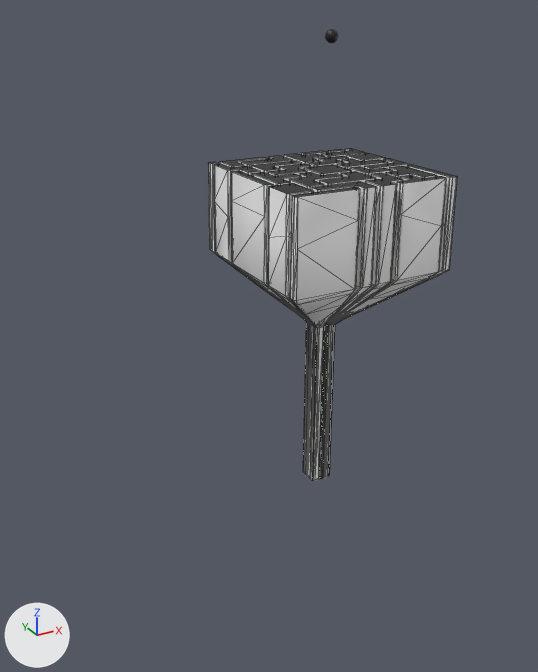
An edit to the glTF model assets/models/env.glb, drawn before and after from the same camera.
One viewpoint serves both versions: a 50 mm camera at (-22.9, -34.9, 8.1) aimed at (-0.9, 5.1, -11.9). The axes (+X, +Y, +Z) are drawn at lower left. The lights are the same throughout. Mesh edges are drawn as thin lines on the coarser meshes. Where no turn or scale is listed for an object, it has been applied to the vertices.

In view in the first picture: 'lines', 'sides', 'top'.
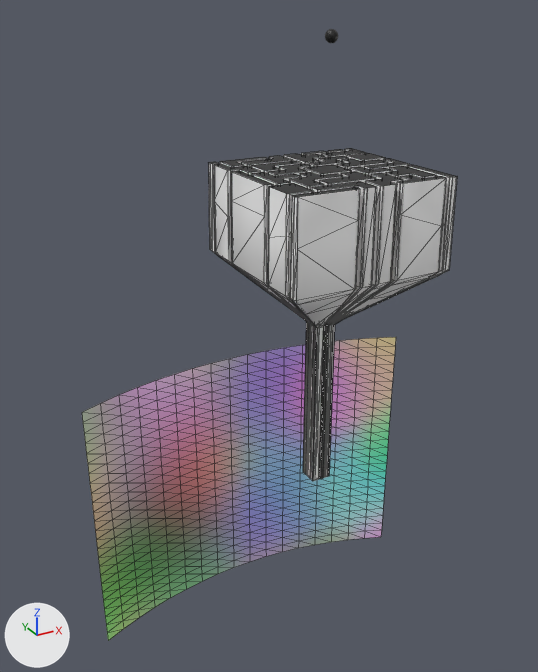
Commit message: Added backdrop

The change, as a list of edits to the scene's bpy script:
```text
Add mat_defaultmaterial_006:
    mat_defaultmaterial_006 = bpy.data.materials.new('DefaultMaterial.006')
    mat_defaultmaterial_006.use_nodes = True; mat_defaultmaterial_006.node_tree.nodes.clear()
    _N = mat_defaultmaterial_006.node_tree.nodes; _L = mat_defaultmaterial_006.node_tree.links
    n0 = _N.new('ShaderNodeOutputMaterial'); n0.name = 'Material Output'
    n1 = _N.new('ShaderNodeBsdfPrincipled'); n1.name = 'Principled BSDF'
    n2 = _N.new('ShaderNodeVertexColor'); n2.name = 'Color Attribute'
    _L.new(n1.outputs[0], n0.inputs[0])  # 'BSDF' to 'Surface'
    _L.new(n2.outputs[0], n1.inputs[0])  # 'Color' to 'Base Color'
Add me_mesh_6:
    me_mesh_6.from_pydata(...)  # 468 vertices, 850 faces; spans x -12.9..12.9, y -2.8..0.0, z -10.1..10.1
    me_mesh_6.materials.append(mat_defaultmaterial_006)
Add ob_backdrop1:
    ob_backdrop1 = bpy.data.objects.new('backdrop1', me_mesh_6)
    ob_backdrop1.location = (0.0, 11.62, -26.32)
```

Boxes [x1, y1, x2, y2] around the edits, measured in the pictures (538 x 672 px):
'backdrop1', added: after [82, 337, 396, 641]
